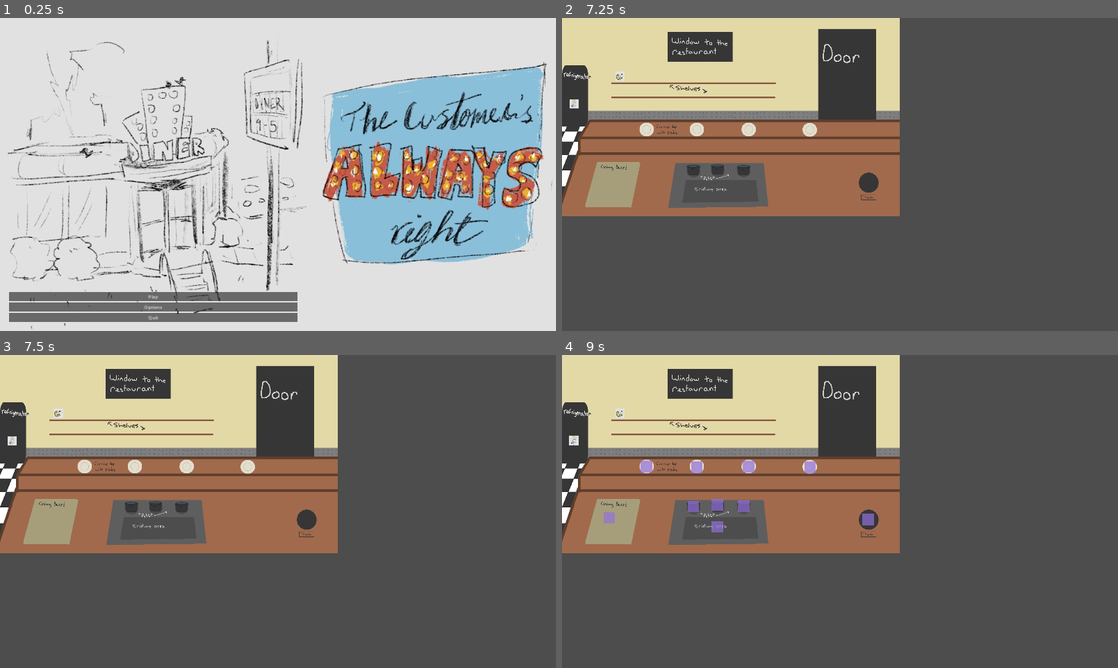
Above: before the commit, frames 1-4 (two rows, left to right).
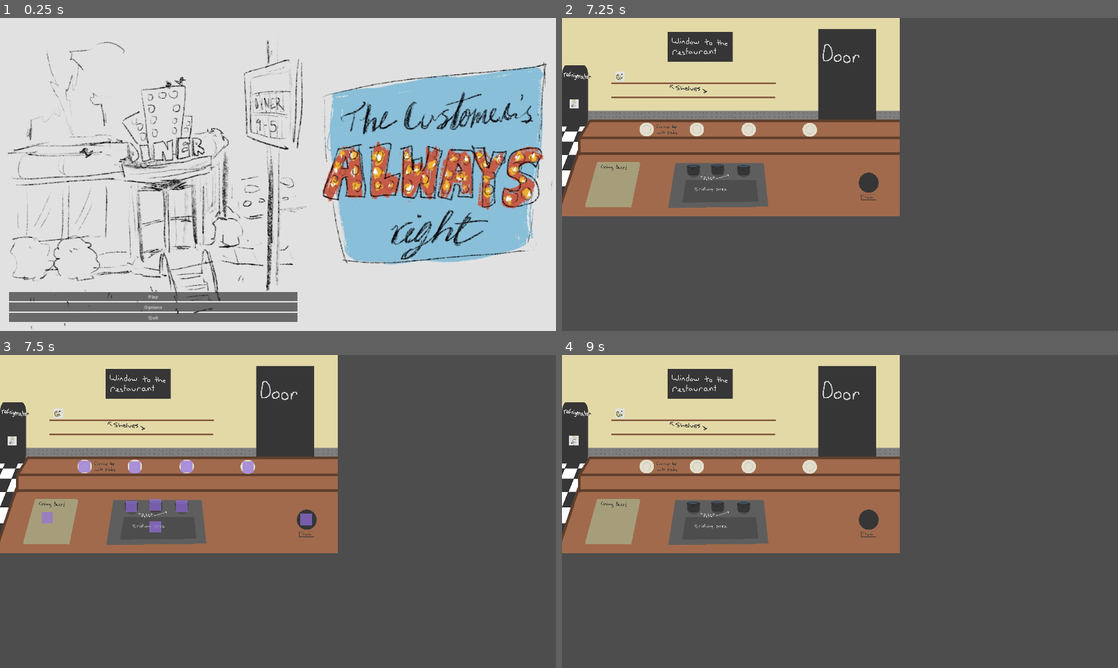
Above: after the commit, the same moments.

Repository: JaymesTMorris/The-Customer-Is-Always-Right
Game: Godot game, scene res://Scenes/main_menu.tscn
The game is run twice, just before and just after one commit, with the same random seed, the same clock (stepped at 60 frames per second) and the same inputs.
Inputs (mouse positions are in pixels of both pictures, inside the frame that each line leads up to):
- Up to frame 1 (0.25 s): no input
- Up to frame 2 (7.25 s): click "Play" at 0.5 s; click (706, 174) at 1.25 s; click "Next" at 2 s; click "Next" at 2.75 s; click "Next" at 3.5 s; tap Enter at 4.25, 5.75 s; move the mouse to (962, 158) at 4.27 s; press the mouse at (962, 158) at 4.28 s; tap Space at 5 s; move the mouse to (728, 190) at 5.02 s; release the mouse at (728, 190) at 5.03 s; click (728, 190) at 5.1 s; move the mouse to (895, 105) at 5.77 s; press the mouse at (895, 105) at 5.78 s; release the mouse at (895, 105) at 6.5 s; click "Continue" at 6.5 s
- Up to frame 3 (7.5 s): tap Space at 7.25 s; move the mouse to (55, 414) at 7.27 s; click (55, 414) at 7.35 s
- Up to frame 4 (9 s): tap Enter at 8 s; move the mouse to (573, 439) at 8.02 s; press the mouse at (573, 439) at 8.03 s; tap Space at 8.75 s; move the mouse to (573, 439) at 8.77 s; release the mouse at (573, 439) at 8.78 s; click (573, 439) at 8.85 s

Frames 1-2 are identical in both runs. In frame 3, 0.8% of the frame differs, in the area x 7-57%, y 33-57%; in frame 4, 0.8%.

Commit message:
Update food.gd
GREATLY improved code readability

Diff:
--- a/Scripts/food.gd
+++ b/Scripts/food.gd
@@ -1,65 +1,75 @@
 extends Node2D
 
-var draggable:bool = false
+# Variables
+var is_draggable:bool = false
 var is_inside_dropable: bool = false
-var is_origin:bool = true # Is the original item/not a clone
+var is_not_a_clone:bool = true
 
 var food_prefab_path: String
-var body_ref # Item slot being hovered over
-var clone # Cloned object
-var offset: Vector2
+var hovered_item_slot: Object
+var clone: Object
+var mouse_offset: Vector2
 var initial_position: Vector2
 
+# Initialization
 func _ready():
 	initial_position = position
 	food_prefab_path = scene_file_path
 
-func _process(delta): # _process is called every frame
-	if draggable:
+# _process is called every frame
+func _process(delta):
+	handle_dragging()
+
+func handle_dragging():
+	if is_draggable:
 		if Input.is_action_just_pressed("click"):
-			#print(name)
-			if is_origin:
-				draggable = false
-				clone = _create_clone()
-				offset = get_global_mouse_position() - clone.global_position
+			start_dragging()
+		if Input.is_action_pressed("click"):
+			drag()
+		elif Input.is_action_just_released("click"):
+			stop_dragging()
 
-			else:
-				offset = get_global_mouse_position() - global_position
-			global.is_dragging = true
-		if Input.is_action_pressed("click"):
-			if is_origin:
-				clone.global_position = get_global_mouse_position() - clone.offset
-			else:
-				global_position = get_global_mouse_position() - offset
-		elif Input.is_action_just_released("click"):
-			global.is_dragging = false
-			var tween = get_tree().create_tween()
-			if is_origin:
-				if clone.is_inside_dropable:
-					if clone.body_ref.is_in_group("trash"):
-						clone.queue_free()
-					tween.tween_property(clone, "position", clone.body_ref.position, 0.1).set_ease(Tween.EASE_OUT)
-				else:
-					tween.tween_property(clone, "global_position", clone.initial_position, 0.1).set_ease(Tween.EASE_OUT)
-					tween.connect("finished", clone.queue_free)
-			else:
-				if is_inside_dropable:
-					if body_ref.is_in_group("trash"):
-						queue_free()
-					tween.tween_property(self, "position", body_ref.position, 0.1).set_ease(Tween.EASE_OUT)
-				else:
-					tween.tween_property(self, "global_position", initial_position, 0.1).set_ease(Tween.EASE_OUT)
-					tween.connect("finished", queue_free)
+func start_dragging():
+	if is_not_a_clone:
+		is_draggable = false
+		clone = _create_clone()
+		mouse_offset = get_global_mouse_position() - clone.global_position
+	else:
+		mouse_offset = get_global_mouse_position() - global_position
+	global.is_dragging = true
+
+func drag():
+	if not is_not_a_clone: # If this is a clone
+		global_position = get_global_mouse_position() - mouse_offset
+
+func stop_dragging():
+	var tween = get_tree().create_tween()
+	if not is_not_a_clone: # If this is a clone
+		if is_inside_dropable:
+			if hovered_item_slot.is_in_group("trash"):
+				queue_free()
+				global.is_dragging = false
+			tween.tween_property(self, "position", hovered_item_slot.position, 0.1).set_ease(Tween.EASE_OUT)
+			tween.connect("finished", tween_finished)
+		else:
+			tween.tween_property(self, "global_position", initial_position, 0.1).set_ease(Tween.EASE_OUT)
+			tween.connect("finished", func(): tween_finished(true))
+
+func tween_finished(delete:bool = false):
+	global.is_dragging = false
+	print("Tween animation finished. Delete object: ",delete)
+	if delete:
+		queue_free()
 
 func _on_area_2d_mouse_entered(): # When mouse starts hovering over a food item
 	if not global.is_dragging:
-		draggable = true
+		is_draggable = true
 		scale = Vector2(1.05, 1.05)
 		$Sprite2D.material.set_shader_parameter("enabled", true)
 
 func _on_area_2d_mouse_exited(): # When mouse stops hovering over a food item
 	if not global.is_dragging:
-		draggable = false
+		is_draggable = false
 		scale = Vector2(1,1)
 		$Sprite2D.material.set_shader_parameter("enabled", false)
 
@@ -67,7 +77,7 @@
 	if body.is_in_group("dropable"):
 		is_inside_dropable = true
 		body.modulate = Color(Color.REBECCA_PURPLE, 1)
-		body_ref = body
+		hovered_item_slot = body
 
 func _on_area_2d_body_exited(body): # Dragged item is no longer hovering over a 2d body (i.e. an item slot)
 	if body.is_in_group("dropable"):
@@ -75,11 +85,14 @@
 		body.modulate = Color(Color.MEDIUM_PURPLE, 0.7)
 
 func _create_clone():
+	# Initialize Clone
 	var node = load(food_prefab_path)
 	var instance = node.instantiate()
+	# Setup clone
 	instance.position = initial_position
 	instance.initial_position = initial_position
-	instance.is_origin = false
-	instance.draggable = true
+	instance.is_not_a_clone = false
+	instance.is_draggable = true
+	# Spawn Clone
 	add_sibling(instance)
 	return instance
